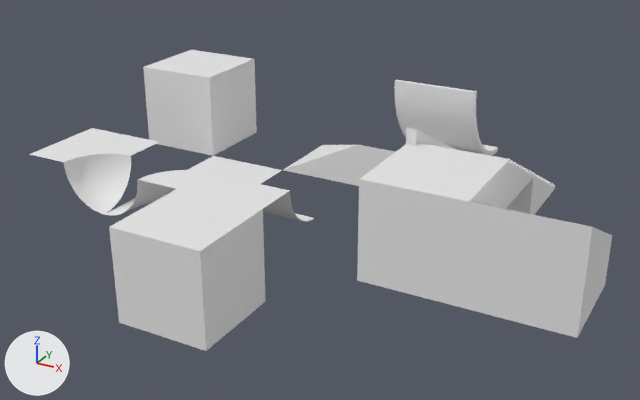
The FBX model Assets/fbx/skatepark.fbx: old version first, new version second.
Rendered twice from a 50 mm lens placed at (13.28, -13.82, 6.85), pointed at (4.79, 1.61, -0.87). Every picture has the same lights, and +X, +Y and +Z are marked at lower left. Where no turn or scale is listed for an object, it has been applied to the vertices. Vertices at the same position are counted once.

Objects in the first picture: 'Cube.001', 'basin-T', 'basin-floorX', 'basin-innieL', 'basin-outieL', 'basin-rampL', 'basin-stairT', 'floor-rampT', 'floor-stairT', 'floorX', 'halfpipeT', 'platformX'.
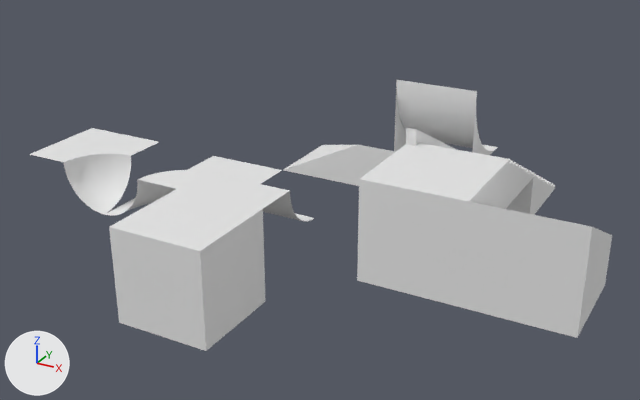
The change, as JSON lines over the scene's bpy script:
```json
{"block": "me_mesh", "where": "# used by ob_halfpipet; location = (6.0, 6.0, 0.0)"}
{"op": "remove", "block": "me_mesh", "code": "me_mesh.from_pydata(...)  # 103 vertices, 99 faces; spans x -1.0..1.0, y -1.11..1.0, z -1.11..1.0"}
{"op": "add", "block": "me_mesh", "code": "me_mesh.from_pydata(...)  # 52 vertices, 34 faces; spans x -1.0..1.0, y -1.0..1.0, z -1.0..1.0"}
{"block": "me_mesh", "change": "me_mesh part 1"}
{"block": "me_mesh", "change": "51 vertices are removed from x -1.0..1.0, y -1.11..1.0, z -1.11..1.0"}
{"block": "me_mesh", "change": "75 faces are deleted"}
{"block": "me_mesh", "change": "10 new faces join them"}
{"op": "remove", "block": "ob_cube_001", "code": ["ob_cube_001 = bpy.data.objects.new('Cube.001', me_cube_001)", "ob_cube_001.location = (0.0, 4.0, 0.0)"]}
```

Pixel boxes (x1, y1, x2, y2) of what changed, in the pictures (640 x 400 px):
```json
{"object": "Cube.001", "change": "deleted", "before": [143, 50, 257, 156]}
{"part": 1, "of": "me_mesh", "change": "cut back", "before": [394, 80, 498, 155], "after": [394, 81, 496, 155]}
```
